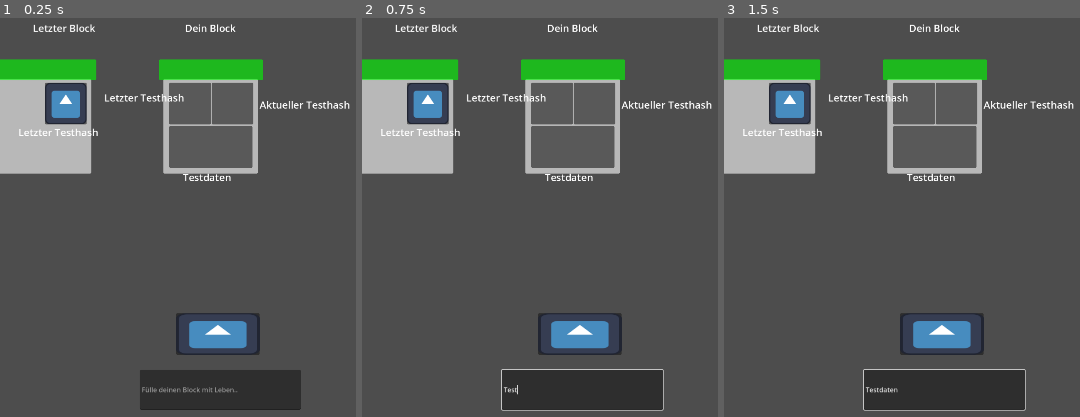
Above: before the commit, frames 1-3 (left to right).
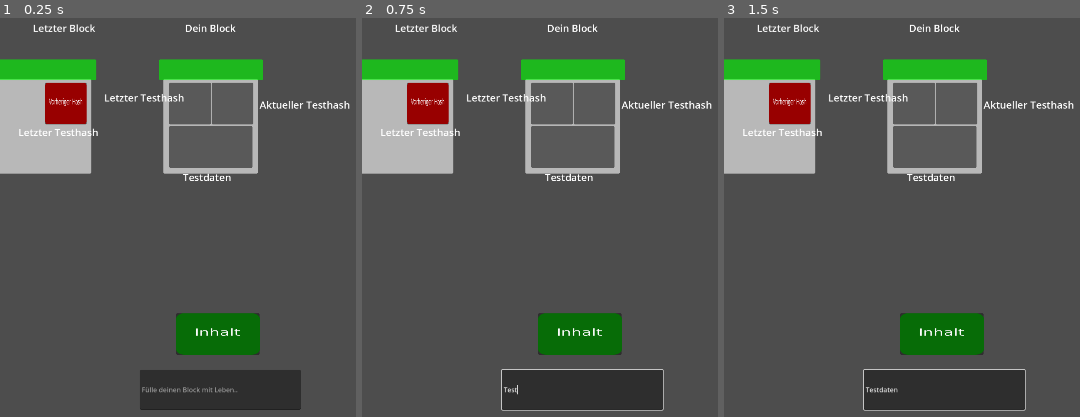
Above: after the commit, the same moments.

Repository: kkulber/blockchain
Game: Godot game, scene res://scenes/main.tscn
Same seed, same stepped clock (60 frames per second), same inputs: the game is played once before the commit and once after it. The engine's default icon, where the game draws it, is replaced by a stand-in: a white triangle on a blue panel in a dark square.
Inputs (mouse positions are in pixels of both pictures, inside the frame that each line leads up to):
- Up to frame 1 (0.25 s): no input
- Up to frame 2 (0.75 s): click (582, 389) at 0.52 s; type "Testdaten" at 0.6 s
- Up to frame 3 (1.5 s): tap Enter at 1.25 s

The runs differ from the first frame. In frame 1, 3.7% of the frame differs, in the area x 12-74%, y 16-85%; in frame 2, 3.7%; in frame 3, 3.7%.

Commit message:
Prototyp

Diff:
--- /dev/null
+++ b/images/SceneSwitcher.svg
@@ -0,0 +1,14 @@
+<svg version="1.2" xmlns="http://www.w3.org/2000/svg" viewBox="0 0 345 239" width="739" height="512">
+	<defs>
+		<radialGradient id="g1" cx="0" cy="0" r="1" gradientUnits="userSpaceOnUse" gradientTransform="matrix(263,0,0,263,268,119.5)">
+			<stop offset="0" stop-color="#000000"/>
+			<stop offset="1" stop-color="#ffffff"/>
+		</radialGradient>
+	</defs>
+	<style>
+		.s0 { fill: #be0000;stroke: url(#g1);stroke-miterlimit:100;stroke-width: 9.2 }
+		.s1 { fill: #be0000 }
+	</style>
+	<path id="Form 1" fill-rule="evenodd" class="s0" d="m45 5h446c22.09 0 40 17.91 40 40v149c0 22.09-17.91 40-40 40h-446c-22.09 0-40-17.91-40-40v-149c0-22.09 17.91-40 40-40z"/>
+	<path id="Form 2" class="s1" d=""/>
+</svg>
--- a/scenes/main.tscn
+++ b/scenes/main.tscn
@@ -1,9 +1,10 @@
-[gd_scene load_steps=7 format=3 uid="uid://dp0miaek6fwkg"]
+[gd_scene load_steps=8 format=3 uid="uid://dp0miaek6fwkg"]
 
 [ext_resource type="Script" uid="uid://ck2oqndpp715y" path="res://scripts/main.gd" id="1_lquwl"]
 [ext_resource type="PackedScene" uid="uid://delhpy0pbys1y" path="res://scenes/dad_rect.tscn" id="3_jyhfs"]
 [ext_resource type="PackedScene" uid="uid://dfgts0ldpgl01" path="res://scenes/dad_square.tscn" id="3_tbgi4"]
-[ext_resource type="Texture2D" uid="uid://b5sdp070bqm5q" path="res://icon.svg" id="4_tefeu"]
+[ext_resource type="Texture2D" uid="uid://bq0chd0f1jldb" path="res://images/PreviousHash.png" id="4_tefeu"]
+[ext_resource type="Texture2D" uid="uid://beaxmuatvovju" path="res://images/Data.png" id="5_o6xl0"]
 [ext_resource type="Script" uid="uid://cly6rpvjpmjry" path="res://scripts/hashgenerator.gd" id="6_tefeu"]
 
 [sub_resource type="LabelSettings" id="LabelSettings_tbgi4"]
@@ -88,7 +89,7 @@
 offset_top = 1318.0
 offset_right = 623.0
 offset_bottom = 1418.0
-texture = ExtResource("4_tefeu")
+texture = ExtResource("5_o6xl0")
 
 [node name="DataInput" type="LineEdit" parent="CanvasLayer"]
 offset_left = 336.0
--- a/scripts/hashgenerator.gd
+++ b/scripts/hashgenerator.gd
@@ -5,7 +5,7 @@
 var has_generated_hash = false
 
 # Load the godot icon
-var my_texture = load("res://icon.svg")
+var my_texture = load("res://images/Hash.png")
 
 func _ready() -> void:
 	hash_dad = $HashDad
--- a/scripts/texture_rect.gd
+++ b/scripts/texture_rect.gd
@@ -1,7 +1,6 @@
 extends TextureRect
 
 func _get_drag_data(at_position):
-
 	var preview_texture = TextureRect.new()
 	preview_texture.texture = texture
 	preview_texture.expand_mode = 1
@@ -20,4 +19,3 @@
 
 func _drop_data(_pos, data):
 	texture = data
-	$"../../..".block_label_hash.text = $"../../DataInput".text
Binary file added: images/Data.png
Not shown, added: images/Data.png.import
Binary file added: images/Hash.png
Not shown, added: images/Hash.png.import
Binary file added: images/PreviousHash.png
Not shown, added: images/PreviousHash.png.import
Not shown, added: images/SceneSwitcher.svg.import
